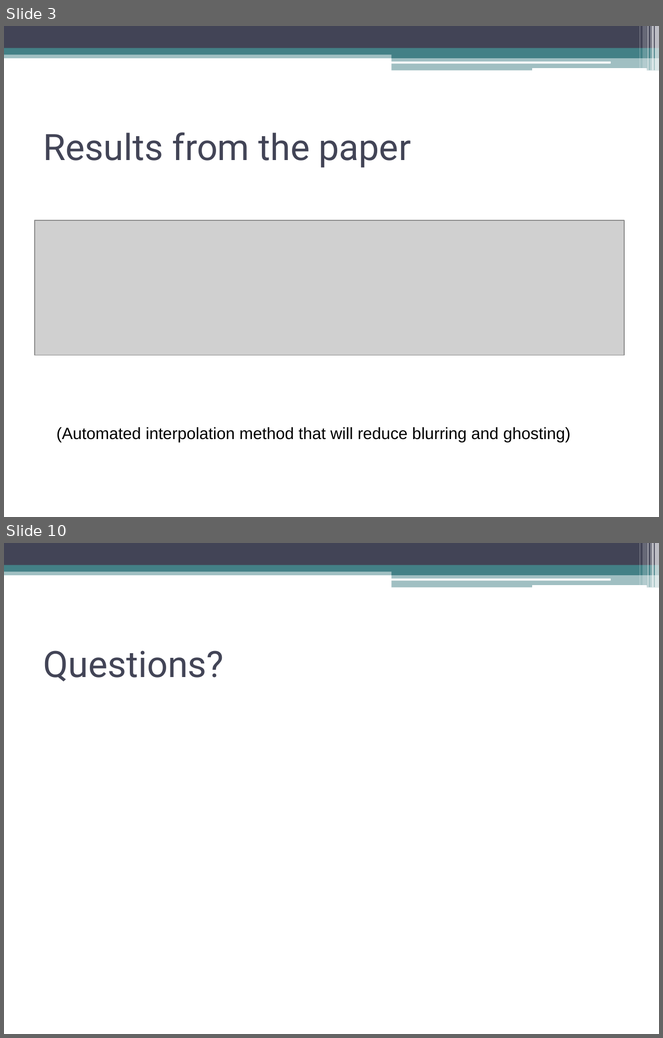
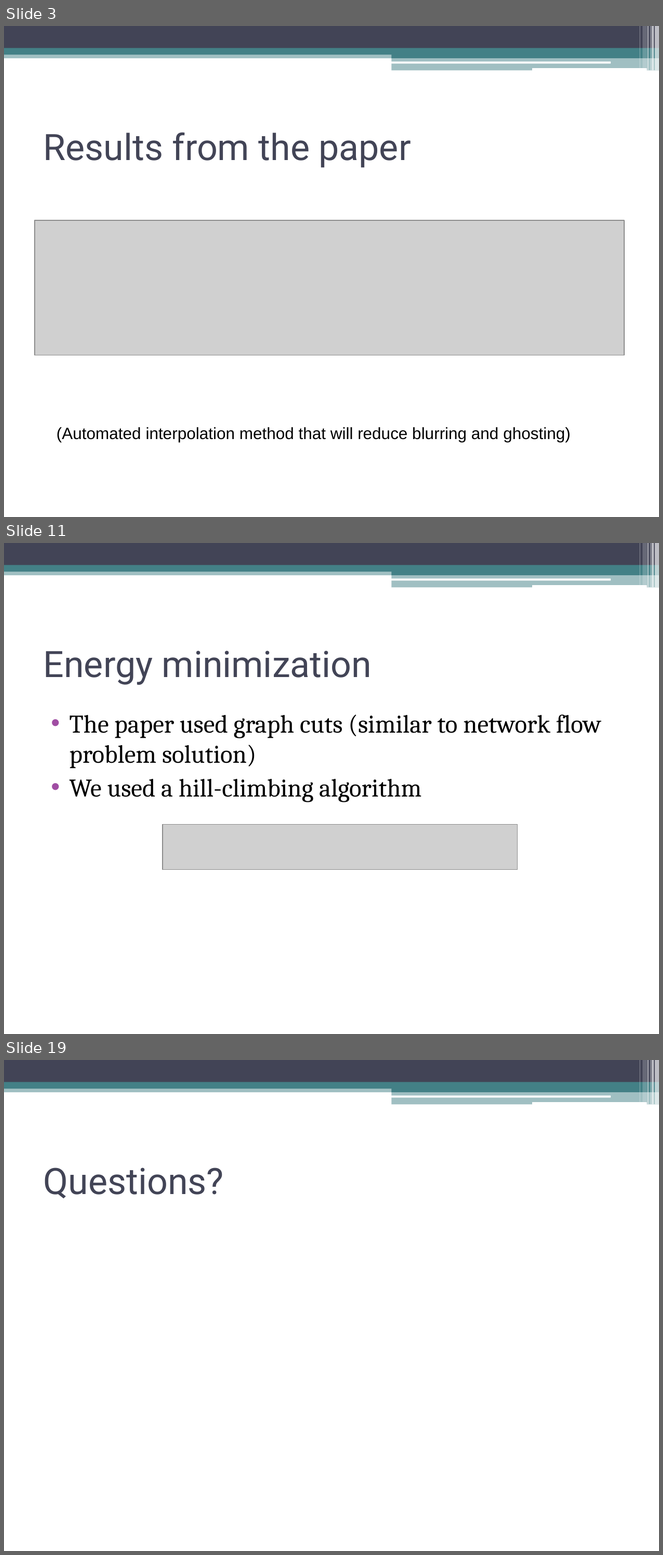
Before and after one commit to tmp0910/hmcinterpolation, a slide deck: FinalPresentation.ppt. Shown one above the other, each under a label of ours: slides 3 and 10 before the commit, slides 3, 11 and 19 after it; the slides between them are not shown. The pictures are 663x1038 and 663x1555 pixels, drawn with LibreOffice and Linux fonts; fonts in the diff are those of the drawing; grey boxes stand for pictures. Boxes give left, top, right and bottom in pixels: in the first picture for what was removed or moved away, otherwise in the second. Text is boxed around its words. In the diff, an @@ line names an element or a change of style, - is before the commit and + after.

```diff
--- a/FinalPresentation.ppt
+++ b/FinalPresentation.ppt
@@ slide 11 added at bbox=[4, 543, 659, 1034], background #FFFFFF; not listed: 13 template elements that a slide beside it also shows @@
@@ title added at bbox=[44, 651, 372, 685], 40 pt, text #424456 @@
+Energy minimization
@@ text added at bbox=[70, 715, 601, 802], 28 pt, text #000000 @@
+• The paper used graph cuts (similar to network flow problem solution)
+• We used a hill-climbing algorithm
@@ picture added at bbox=[163, 825, 518, 870] @@
@@ what was slide 10 is now slide 19 @@
```
Also in this commit, not shown: 2 slides changed, 12 other slides added, 4 slides removed, 1 other file.
